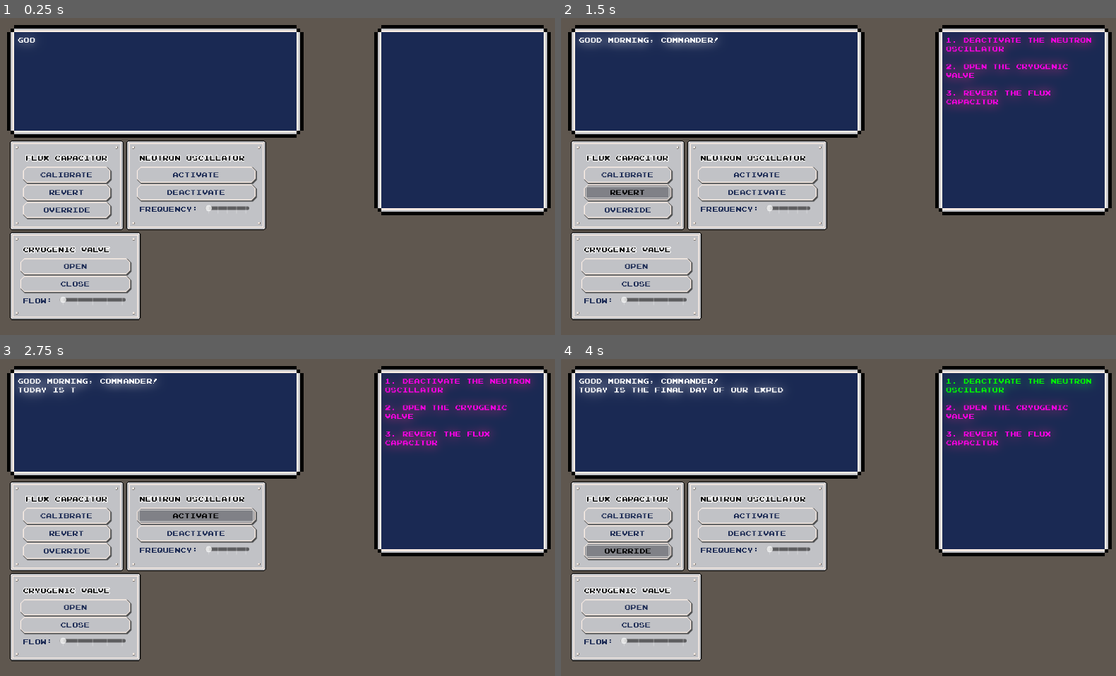
Above: before the commit, frames 1-4 (two rows, left to right).
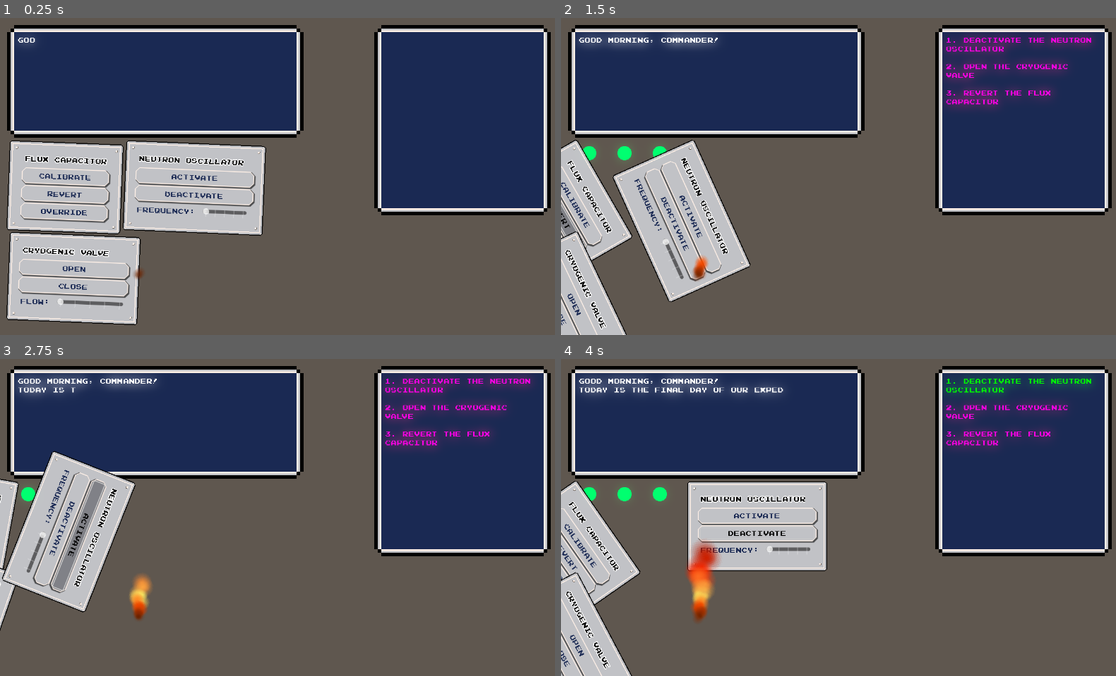
Above: after the commit, the same moments.

Repository: MarcosPRus/gamejambrackeys2025.1
Game: Godot game, scene res://Objects/Main/main.tscn
The game is run twice, just before and just after one commit, with the same random seed, the same clock (stepped at 60 frames per second) and the same inputs.
Inputs (mouse positions are in pixels of both pictures, inside the frame that each line leads up to):
- Up to frame 1 (0.25 s): no input
- Up to frame 2 (1.5 s): click "Calibrate" at 0.5 s; click "Revert" at 1.25 s
- Up to frame 3 (2.75 s): click "Activate" at 2 s
- Up to frame 4 (4 s): click "Deactivate" at 2.75 s; click (627, 552) at 3.5 s, where only the run before the commit has a clickable "Override"

The runs differ from the first frame. In frame 1, 8.2% of the frame differs, in the area x 1-48%, y 38-97%; in frame 2, 17%; in frame 3, 18%, in the area x 0-48%, y 28-96%; in frame 4, 12%.

Commit message:
Added Fire particles effects

Diff:
--- /dev/null
+++ b/Objects/Fire/Fire_gradient.tres
@@ -0,0 +1,5 @@
+[gd_resource type="Gradient" format=3 uid="uid://mal4qwrhwhn5"]
+
+[resource]
+offsets = PackedFloat32Array(0, 0.142857, 0.2, 0.340659, 0.56044, 1)
+colors = PackedColorArray(0.369354, 0.121814, 0, 0.497, 1, 0.281, 0, 0.9, 1, 0.963, 0.402, 0.85, 1, 0.141, 0, 0.8, 0, 0, 0, 0.85, 0, 0, 0, 0.319)
--- /dev/null
+++ b/Objects/Fire/fire.tscn
@@ -0,0 +1,45 @@
+[gd_scene load_steps=9 format=3 uid="uid://dxgd1q1kxrimq"]
+
+[ext_resource type="Gradient" uid="uid://mal4qwrhwhn5" path="res://Objects/Fire/Fire_gradient.tres" id="1_y2c33"]
+[ext_resource type="Texture2D" uid="uid://yuogmei7ba43" path="res://Objects/Fire/fire_texture.tres" id="2_f0uli"]
+
+[sub_resource type="GradientTexture1D" id="GradientTexture1D_w06ne"]
+gradient = ExtResource("1_y2c33")
+
+[sub_resource type="Curve" id="Curve_f06p2"]
+_data = [Vector2(0, 0.527472), 0.0, 0.0, 0, 0, Vector2(1, 1), 0.0, 0.0, 0, 0]
+point_count = 2
+
+[sub_resource type="CurveTexture" id="CurveTexture_61d1x"]
+curve = SubResource("Curve_f06p2")
+
+[sub_resource type="Curve" id="Curve_kdbjc"]
+_data = [Vector2(0, 0.196911), 0.0, 0.0, 0, 0, Vector2(0.937888, 1), 0.0, 0.0, 0, 0, Vector2(1, 0.508108), 0.0, 0.0, 0, 0]
+point_count = 3
+
+[sub_resource type="CurveTexture" id="CurveTexture_6x7op"]
+curve = SubResource("Curve_kdbjc")
+
+[sub_resource type="ParticleProcessMaterial" id="ParticleProcessMaterial_3bmk3"]
+particle_flag_disable_z = true
+emission_shape = 1
+emission_sphere_radius = 10.0
+angle_min = -45.0
+angle_max = 45.0
+direction = Vector3(0, -1, 0)
+spread = 30.0
+initial_velocity_min = 5.0
+initial_velocity_max = 10.0
+linear_accel_min = 5.0
+linear_accel_max = 10.0
+linear_accel_curve = SubResource("CurveTexture_61d1x")
+scale_min = 4.0
+scale_max = 10.0
+scale_curve = SubResource("CurveTexture_6x7op")
+color_ramp = SubResource("GradientTexture1D_w06ne")
+
+[node name="Fire" type="GPUParticles2D"]
+amount = 100
+process_material = SubResource("ParticleProcessMaterial_3bmk3")
+texture = ExtResource("2_f0uli")
+lifetime = 10.0
--- /dev/null
+++ b/Objects/Fire/fire_texture.tres
@@ -0,0 +1,12 @@
+[gd_resource type="GradientTexture2D" load_steps=2 format=3 uid="uid://yuogmei7ba43"]
+
+[sub_resource type="Gradient" id="Gradient_lqj5p"]
+colors = PackedColorArray(1, 1, 1, 1, 1, 1, 1, 0)
+
+[resource]
+gradient = SubResource("Gradient_lqj5p")
+width = 16
+height = 16
+fill = 1
+fill_from = Vector2(0.5, 0.5)
+fill_to = Vector2(0.5, 0)
--- a/Objects/GUI/GUI.tscn
+++ b/Objects/GUI/GUI.tscn
@@ -1,7 +1,8 @@
-[gd_scene load_steps=3 format=3 uid="uid://b0hnyjlv8t2ki"]
+[gd_scene load_steps=4 format=3 uid="uid://b0hnyjlv8t2ki"]
 
 [ext_resource type="Texture2D" uid="uid://pwc3dn43286u" path="res://Assets/Sprites/Console/Background.png" id="1_38j1w"]
 [ext_resource type="Script" path="res://Objects/GUI/gui.gd" id="1_gqfuo"]
+[ext_resource type="Script" path="res://Objects/GUI/GUI_panel.gd" id="3_ixn6v"]
 
 [node name="GUI" type="Control"]
 layout_mode = 3
@@ -23,6 +24,7 @@
 offset_top = 288.0
 offset_right = 270.0
 offset_bottom = 472.0
+script = ExtResource("3_ixn6v")
 
 [node name="VBoxContainer" type="VBoxContainer" parent="FluxCapacitor"]
 layout_mode = 2
@@ -52,6 +54,7 @@
 offset_top = 496.0
 offset_right = 309.0
 offset_bottom = 676.0
+script = ExtResource("3_ixn6v")
 
 [node name="VBoxContainer" type="VBoxContainer" parent="CryogenicValve"]
 layout_mode = 2
@@ -92,6 +95,7 @@
 offset_top = 288.0
 offset_right = 593.0
 offset_bottom = 472.0
+script = ExtResource("3_ixn6v")
 
 [node name="VBoxContainer" type="VBoxContainer" parent="NeutronOscillator"]
 layout_mode = 2
--- /dev/null
+++ b/Objects/GUI/GUI_panel.gd
@@ -0,0 +1,44 @@
+extends PanelContainer
+
+var broken: bool = true
+var mouse_inside: bool = false
+
+@export var speed : float = 1.5
+@export var damping : float = 0.999
+@export var max_angle : float = PI/2
+
+var angular_vel : float = 0.0
+var offset_angle : float = PI/4
+
+
+func _ready() -> void:
+	rotation = 0.0
+	offset_angle = (size/2).angle()
+
+	self.mouse_entered.connect(_on_mouse_entered)
+	self.mouse_exited.connect(_on_mouse_exited)
+
+func _process(delta: float) -> void:
+	if Input.is_mouse_button_pressed(MOUSE_BUTTON_LEFT) and mouse_inside:
+		fix()
+
+	if broken:
+		rotate(delta)
+
+func rotate(delta: float) -> void:
+	var accel = cos(rotation+offset_angle) * speed
+	angular_vel += accel*delta
+	angular_vel *= damping
+
+	rotation += angular_vel*delta
+
+func fix() -> void:
+	broken = false
+	rotation = 0.0
+
+
+func _on_mouse_entered() -> void:
+	mouse_inside = true
+
+func _on_mouse_exited() -> void:
+	mouse_inside = false
--- a/Objects/Main/main.tscn
+++ b/Objects/Main/main.tscn
@@ -1,8 +1,9 @@
-[gd_scene load_steps=7 format=3 uid="uid://dm6nycacmj0ew"]
+[gd_scene load_steps=8 format=3 uid="uid://dm6nycacmj0ew"]
 
 [ext_resource type="Script" path="res://Objects/Main/main.gd" id="1_sg56b"]
 [ext_resource type="PackedScene" uid="uid://cnk3xv6fvtx5t" path="res://Objects/Console/console.tscn" id="2_g6mka"]
 [ext_resource type="PackedScene" uid="uid://b0hnyjlv8t2ki" path="res://Objects/GUI/GUI.tscn" id="3_beutd"]
+[ext_resource type="PackedScene" uid="uid://dxgd1q1kxrimq" path="res://Objects/Fire/fire.tscn" id="4_thnnw"]
 
 [sub_resource type="FastNoiseLite" id="FastNoiseLite_t3wax"]
 frequency = 0.5
@@ -25,3 +26,6 @@
 [node name="Console" parent="." instance=ExtResource("2_g6mka")]
 
 [node name="GUI" parent="." instance=ExtResource("3_beutd")]
+
+[node name="Fire" parent="." instance=ExtResource("4_thnnw")]
+position = Vector2(314, 586)
